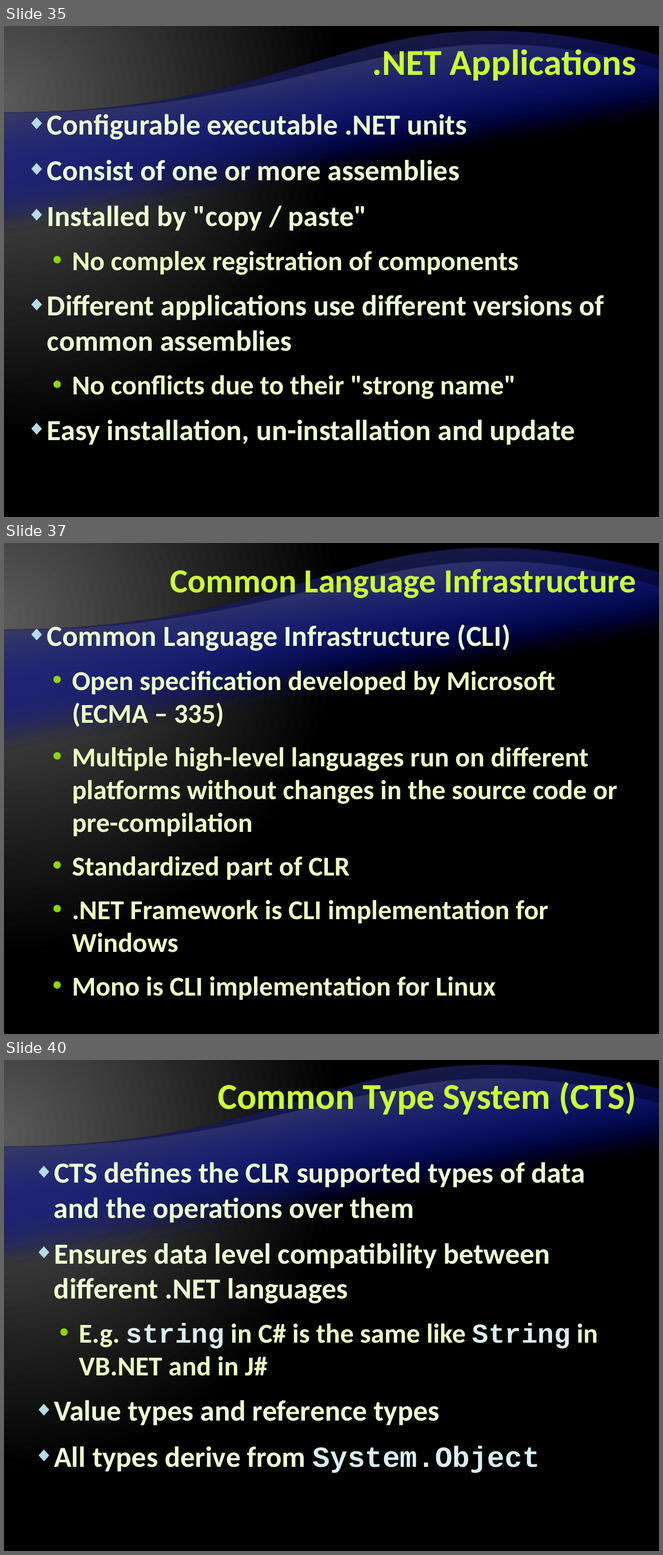
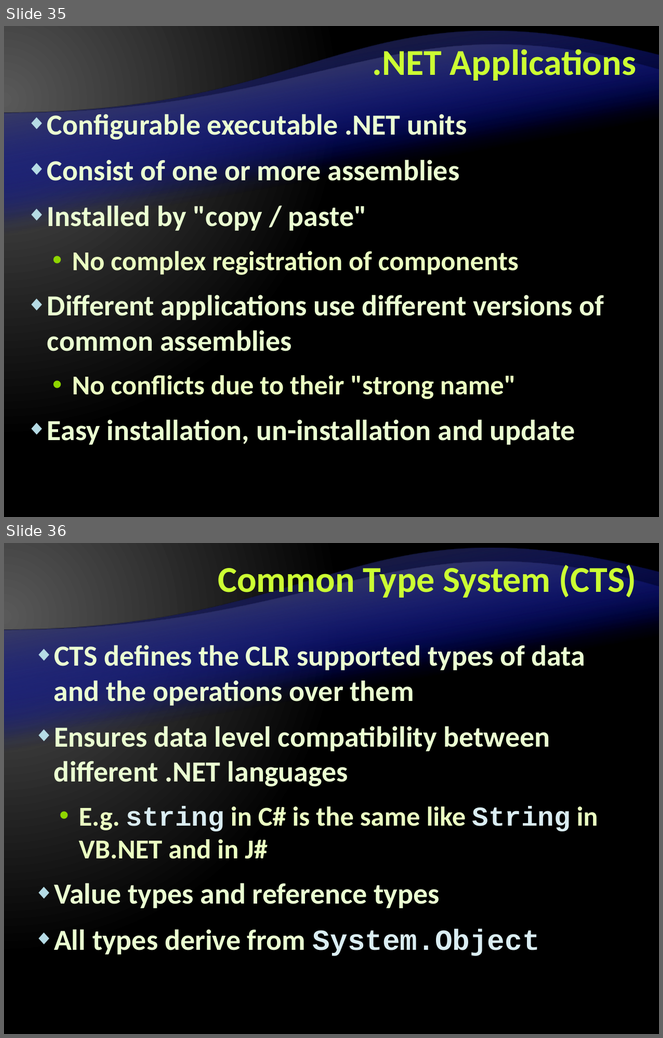
Before and after one commit to Lockheed01/aspnet-mvc-course, a slide deck: Lectures/1. .NET Framework Overview/.NET Framework Overview.pptx. Shown one above the other, each under a label of ours: slides 35, 37 and 40 before the commit, slides 35 and 36 after it; the slides between them are not shown. The pictures are 663x1555 and 663x1038 pixels, drawn with LibreOffice and Linux fonts; fonts in the diff are those of the drawing; background and template pictures are left out. Boxes give left, top, right and bottom in pixels: in the first picture for what was removed or moved away, otherwise in the second. Text is boxed around its words. In the diff, an @@ line names an element or a change of style, - is before the commit and + after.

Commit message:
Some fixes and improvements in the .NET Framework Overview presentation

```diff
--- a/Lectures/1. .NET Framework Overview/.NET Framework Overview.pptx
+++ b/Lectures/1. .NET Framework Overview/.NET Framework Overview.pptx
@@ slide 37 removed at box(4, 543, 659, 1034), background gradient #595959 to #000000; not listed: 4 template elements that a slide beside it also shows @@
@@ title removed at box(170, 564, 636, 601) @@
-Common Language Infrastructure
@@ text removed at box(47, 622, 618, 1001) @@
-◆ Common Language Infrastructure (CLI)
-  • Open specification developed by Microsoft (ECMA – 335)
-  • Multiple high-level languages run on different platforms without changes in the source code or pre-compilation
-  • Standardized part of CLR
-  • .NET Framework is CLI implementation for Windows
-  • Mono is CLI implementation for Linux
@@ what was slide 40 is now slide 36 @@
```
Also in this commit, not shown: 1 slide added, 5 other slides removed.
